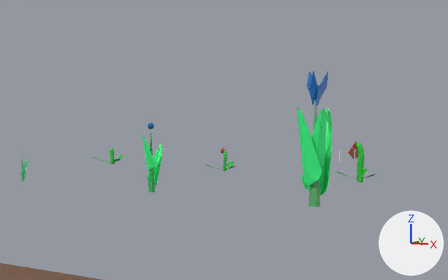
The Blender file scenes/garden.blend: old version first, new version second.
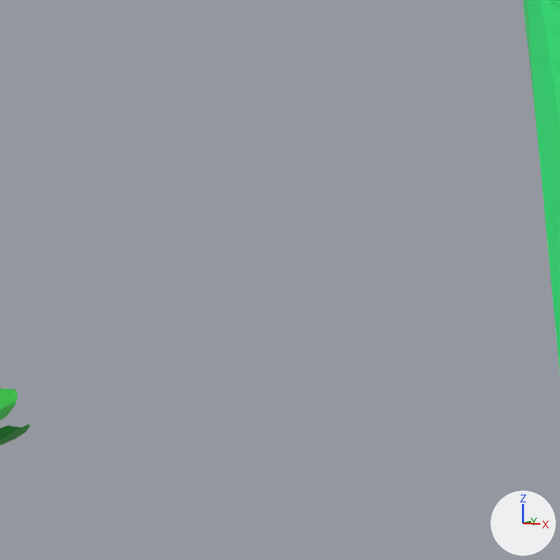
The first picture shows the older version from a 50 mm lens placed at (-6.54, 8.4, 0.62), pointed at (-8.47, 12.43, 0.24). The close-ups show both versions on the part from 52% to 67% of the width and 40% to 65% of the height of that picture; other places that the commit changed are outside them. Lighting does not change. The marker at lower right points along +X, +Y and +Z.

Objects in the first close-up: 'Big Tulip', 'Medium Orchid'.
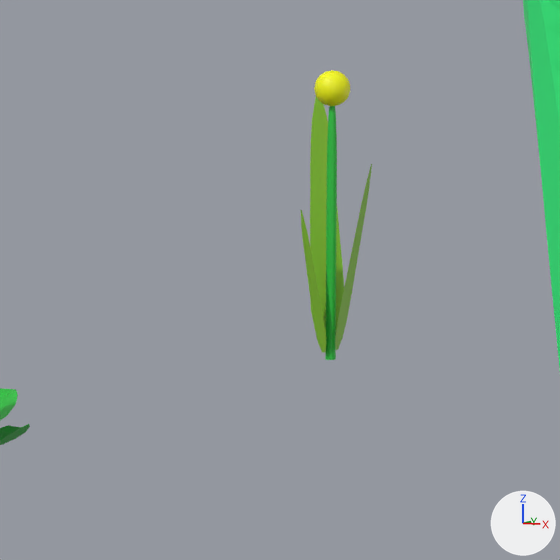
Location of each change, (x1, y1, x2, y2) in pixels of the close-ups (560 x 560 px):
'Medium Daffodil', added: after (301, 70, 372, 360)
    faces in mat_material_036: (310, 97, 344, 332)
    faces in mat_material_037: (325, 106, 337, 360)
    faces in mat_material_034: (335, 164, 372, 350)
    faces in mat_material_035: (301, 210, 326, 353)
    faces in mat_material_011: (314, 70, 350, 106)

What changed in the scene script:
```text
Add mat_material_037:
    mat_material_037 = bpy.data.materials.new('Material.037')
    mat_material_037.use_nodes = True; mat_material_037.node_tree.nodes.clear()
    _N = mat_material_037.node_tree.nodes; _L = mat_material_037.node_tree.links
    n0 = _N.new('ShaderNodeBsdfPrincipled'); n0.name = 'Principled BSDF'
    n0.distribution = 'GGX'
    n0.subsurface_method = 'RANDOM_WALK_SKIN'
    n1 = _N.new('ShaderNodeOutputMaterial'); n1.name = 'Material Output'
    n2 = _N.new('ShaderNodeVertexColor'); n2.name = 'Color Attribute'
    _L.new(n0.outputs[0], n1.inputs[0])  # 'BSDF' to 'Surface'
    _L.new(n2.outputs[0], n0.inputs[0])  # 'Color' to 'Base Color'
Add mat_material_036:
    mat_material_036 = bpy.data.materials.new('Material.036')
    mat_material_036.use_nodes = True; mat_material_036.node_tree.nodes.clear()
    _N = mat_material_036.node_tree.nodes; _L = mat_material_036.node_tree.links
    n0 = _N.new('ShaderNodeBsdfPrincipled'); n0.name = 'Principled BSDF'
    n0.distribution = 'GGX'
    n0.subsurface_method = 'RANDOM_WALK_SKIN'
    n1 = _N.new('ShaderNodeOutputMaterial'); n1.name = 'Material Output'
    n2 = _N.new('ShaderNodeVertexColor'); n2.name = 'Color Attribute'
    _L.new(n0.outputs[0], n1.inputs[0])  # 'BSDF' to 'Surface'
    _L.new(n2.outputs[0], n0.inputs[0])  # 'Color' to 'Base Color'
Add mat_material_034:
    mat_material_034 = bpy.data.materials.new('Material.034')
    mat_material_034.use_nodes = True; mat_material_034.node_tree.nodes.clear()
    _N = mat_material_034.node_tree.nodes; _L = mat_material_034.node_tree.links
    n0 = _N.new('ShaderNodeBsdfPrincipled'); n0.name = 'Principled BSDF'
    n0.distribution = 'GGX'
    n0.subsurface_method = 'RANDOM_WALK_SKIN'
    n1 = _N.new('ShaderNodeOutputMaterial'); n1.name = 'Material Output'
    n2 = _N.new('ShaderNodeVertexColor'); n2.name = 'Color Attribute'
    _L.new(n0.outputs[0], n1.inputs[0])  # 'BSDF' to 'Surface'
    _L.new(n2.outputs[0], n0.inputs[0])  # 'Color' to 'Base Color'
Add mat_material_035:
    mat_material_035 = bpy.data.materials.new('Material.035')
    mat_material_035.use_nodes = True; mat_material_035.node_tree.nodes.clear()
    _N = mat_material_035.node_tree.nodes; _L = mat_material_035.node_tree.links
    n0 = _N.new('ShaderNodeBsdfPrincipled'); n0.name = 'Principled BSDF'
    n0.distribution = 'GGX'
    n0.subsurface_method = 'RANDOM_WALK_SKIN'
    n1 = _N.new('ShaderNodeOutputMaterial'); n1.name = 'Material Output'
    n2 = _N.new('ShaderNodeVertexColor'); n2.name = 'Color Attribute'
    _L.new(n0.outputs[0], n1.inputs[0])  # 'BSDF' to 'Surface'
    _L.new(n2.outputs[0], n0.inputs[0])  # 'Color' to 'Base Color'
Add me_cylinder_014:
    me_cylinder_014.from_pydata(...)  # 778 vertices, 739 faces; spans x -7.0..8.2, y -6.0..9.8, z 0.0..2.3
    # faces by material slot: [194, 11, 11, 11, 512]
    me_cylinder_014.materials.append(mat_material_037)
    me_cylinder_014.materials.append(mat_material_034)
    me_cylinder_014.materials.append(mat_material_035)
    me_cylinder_014.materials.append(mat_material_036)
    me_cylinder_014.materials.append(mat_material_011)
Add ob_medium_daffodil:
    ob_medium_daffodil = bpy.data.objects.new('Medium Daffodil', me_cylinder_014)
    ob_medium_daffodil.location = (-8.5, 13.5, 0.0)
    ob_medium_daffodil.scale = (0.00559, 0.0053, 0.14)
```
